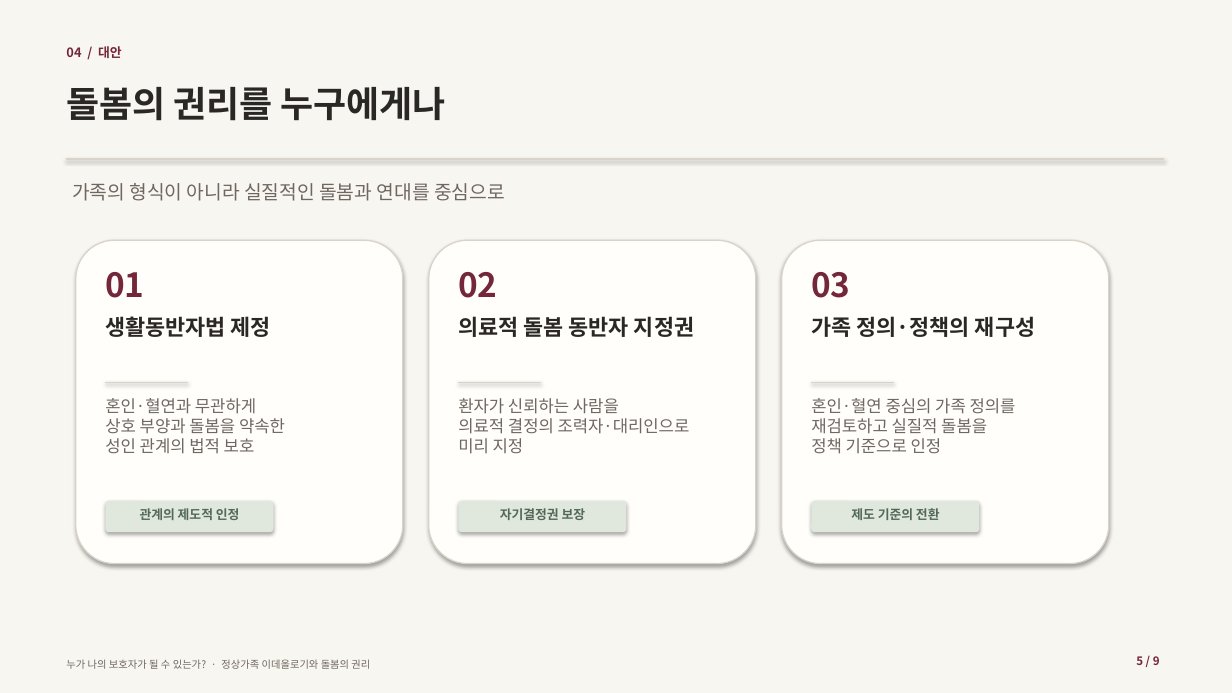
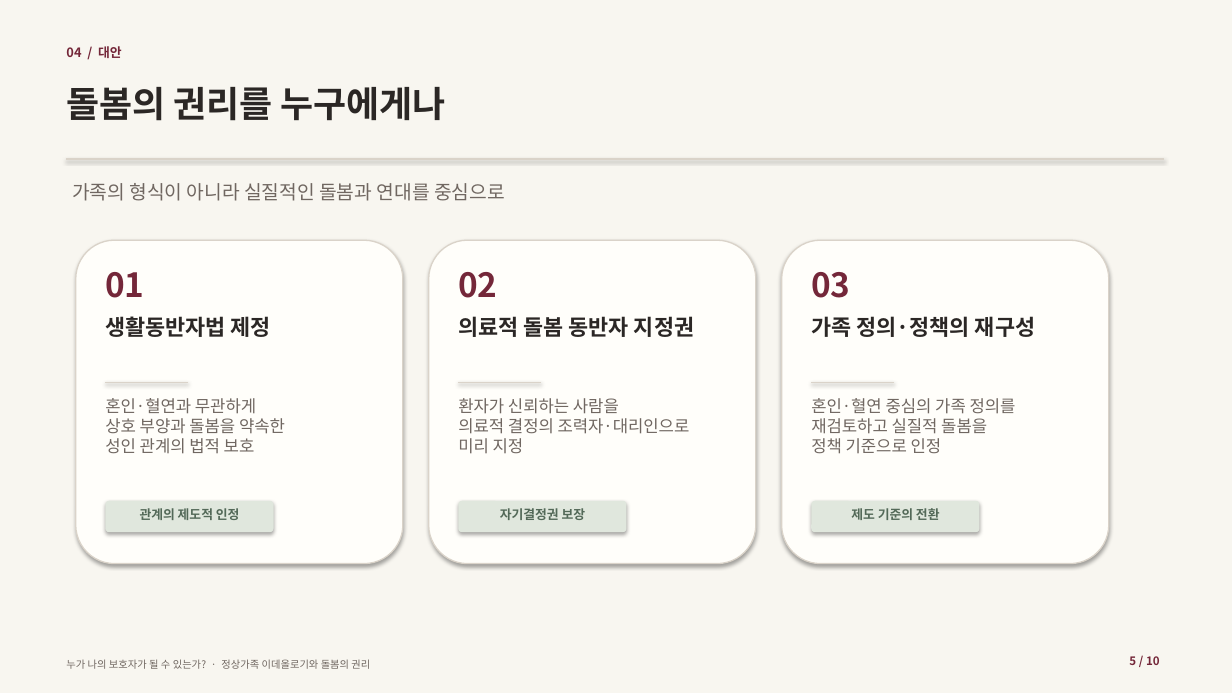
Before and after one commit to metapokim/tapo-archive, a slide deck: slide 5 of files/gender_guardian_presentation_20261203.pptx. Drawn at 1232x693 pixels with LibreOffice and Linux fonts; fonts in the diff are those of the drawing. Boxes give left, top, right and bottom in pixels: in the first picture for what was removed or moved away, otherwise in the second. Text is boxed around its words. In the diff, an @@ line names an element or a change of style, - is before the commit and + after.

```diff
--- a/files/gender_guardian_presentation_20261203.pptx
+++ b/files/gender_guardian_presentation_20261203.pptx
@@ text at (1129, 656, 1160, 665): text changed @@
-5 / 9
+5 / 10
```
Also in this commit, not shown: 7 other slides changed, 2 slides added, 1 slide removed, 2 other files.
